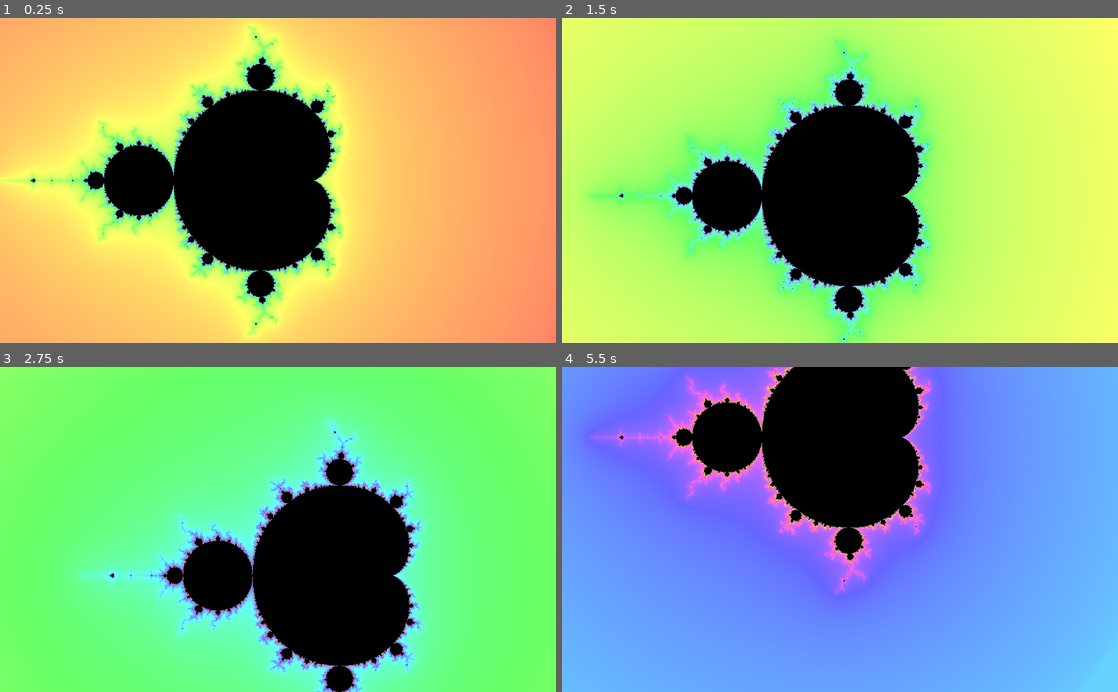
Above: before the commit, frames 1-4 (two rows, left to right).
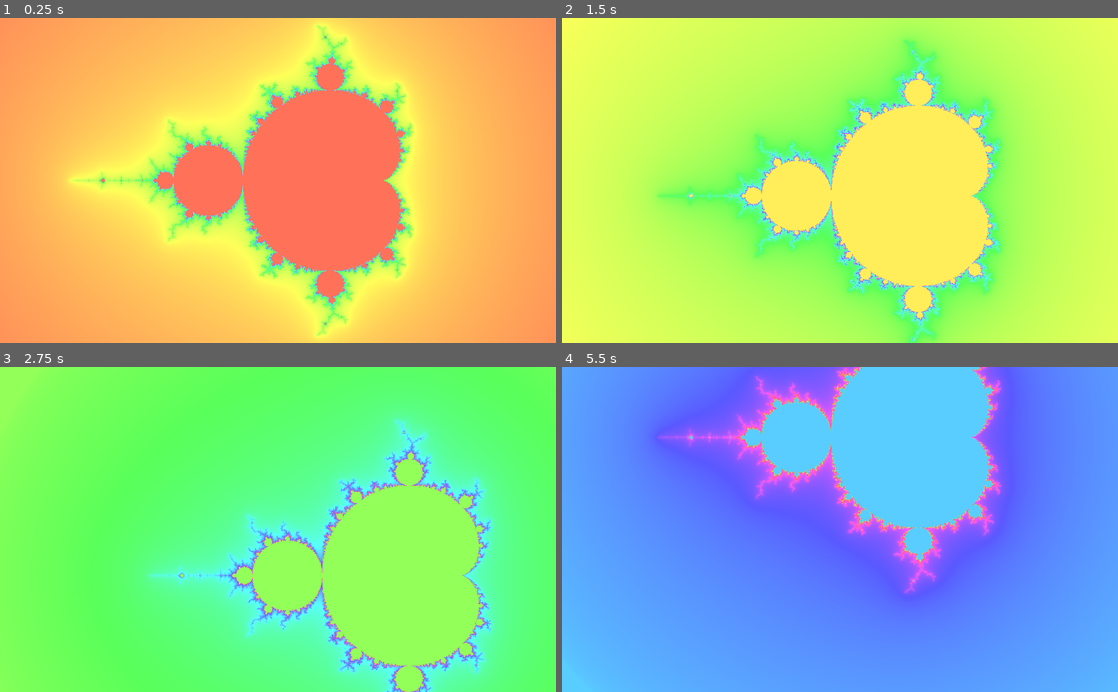
Above: after the commit, the same moments.

Repository: kiwijuice56/web-mandelbrot
Game: Godot game, scene res://main/FractalNavigation.tscn
The game is run twice, just before and just after one commit, with the same random seed, the same clock (stepped at 60 frames per second) and the same inputs.
Inputs (mouse positions are in pixels of both pictures, inside the frame that each line leads up to):
- Up to frame 1 (0.25 s): no input
- Up to frame 2 (1.5 s): move the mouse to (962, 164) at 0.52 s; click (962, 164) at 0.67 s; drag from (728, 196) to (812, 245) at 1.27 s
- Up to frame 3 (2.75 s): move the mouse to (333, 458) at 2.02 s; click (333, 458) at 2.17 s
- Up to frame 4 (5.5 s): drag from (812, 594) to (673, 480) at 2.77 s; move the mouse to (1006, 578) at 3.52 s; click (1006, 578) at 3.67 s; drag from (673, 480) to (756, 448) at 4.27 s; move the mouse to (867, 529) at 5.02 s; click (867, 529) at 5.17 s

The runs differ from the first frame. In frame 1, 60% of the frame differs, in the area x 0-82%, y 0-100%; in frame 2, 61%; in frame 3, 64%, in the area x 8-100%, y 0-100%; in frame 4, 57%.

Commit message:
Changed the color within the mandelbrot

Diff:
--- a/main/fractal_navigation.gd
+++ b/main/fractal_navigation.gd
@@ -43,8 +43,8 @@
 	zoom = val
 
 func _ready() -> void:
-	init_pos_min = Vector2(-2, -2)
-	init_pos_max = Vector2(2, 2)
+	init_pos_min = Vector2(-2.5, -2)
+	init_pos_max = Vector2(1.5, 2)
 	update_window()
 
 func _input(event: InputEvent) -> void:
--- a/main/mandelbrot_fractal.tres
+++ b/main/mandelbrot_fractal.tres
@@ -29,7 +29,7 @@
 	// Keep ratio in range [0, 1.0] since we are adding a large constant, TIME
 	shimmer_mu -= floor(shimmer_mu);
 
-	return hsv2rgb(vec3(shimmer_mu, 0.6, 1.0));
+	return hsv2rgb(vec3(shimmer_mu, 0.65, 1.0));
 }
 
 vec3 mandelbrot(vec2 uv) {
@@ -41,20 +41,19 @@
 	vec3 col = vec3(0.0);
 
 	// https://en.wikipedia.org/wiki/Mandelbrot_set
-	// For some reason, WebGL has some odd limitations that won't allow the shader to compile
+	// WebGL has an odd limitation that won't allow the shader to compile
 	// if a non-constant is used for loops
 	for (int i = 0; i < 256; i++) {
 		highp float xtemp = x * x - y * y + x0;
 		y = 2.0 * x * y + y0;
 		x = xtemp;
 		iter++;
-		if (x * x + y * y > 4.0) {
+		if (x * x + y * y > 4.0)
 			break;
-		}
 	}
 
 	if (iter == 256) {
-		col = vec3(0.0);
+		col = color_cell(1.0);
 	} else {
 		// Here is where we calculate `mu` for coloration
 
--- a/project.godot
+++ b/project.godot
@@ -24,6 +24,10 @@
 run/main_scene="res://main/FractalNavigation.tscn"
 config/icon="res://icon.png"
 
+[debug]
+
+gdscript/warnings/return_value_discarded=false
+
 [gui]
 
 common/drop_mouse_on_gui_input_disabled=true
Not shown, changed: docs/index.html
Not shown, changed: docs/index.pck
